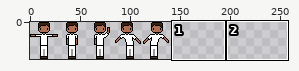
Two states of a sprite sheet, GameOver/Assets/Scenes/Menu/Avatar.png. Above: a wide view before the commit, with the close-up outlined.
Close-up. The starting point:
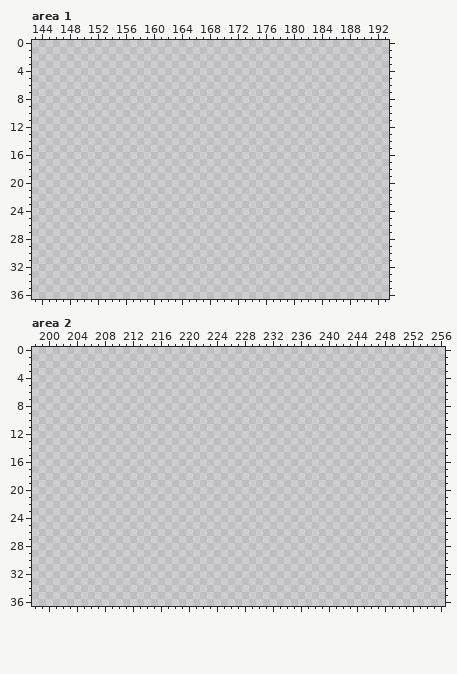
The file is 280x37 pixels. Shown: area 1: x 143..193, y 0..36; area 2: x 198..256, y 0..36. The wide view leaves out empty margins.
New version:
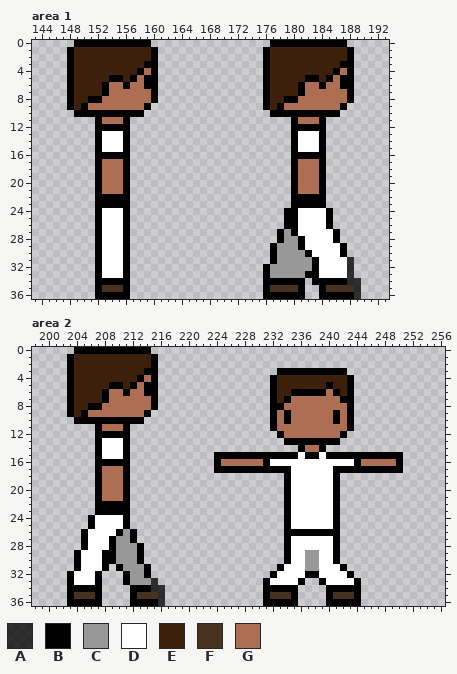
Palette (. is transparent): A #000000c5  B #000000  C #989898  D #ffffff  E #3c200c  F #46321f  G #ad6e54
Change:
--- area 1
@@ x 143..193 @@
- 0 ...................................................
- 1 ...................................................
- 2 ...................................................
- 3 ...................................................
- 4 ...................................................
- 5 ...................................................
- 6 ...................................................
- 7 ...................................................
- 8 ...................................................
- 9 ...................................................
-10 ...................................................
-11 ...................................................
-12 ...................................................
-13 ...................................................
-14 ...................................................
-15 ...................................................
-16 ...................................................
-17 ...................................................
-18 ...................................................
-19 ...................................................
-20 ...................................................
-21 ...................................................
-22 ...................................................
-23 ...................................................
-24 ...................................................
-25 ...................................................
-26 ...................................................
-27 ...................................................
-28 ...................................................
-29 ...................................................
-30 ...................................................
-31 ...................................................
-32 ...................................................
-33 ...................................................
-34 ...................................................
-35 ...................................................
-36 ...................................................
+ 0 ......BBBBBBBBBBB.................BBBBBBBBBBB......
+ 1 .....BEEEEEEEEEEEB...............BEEEEEEEEEEEB.....
+ 2 .....BEEEEEEEEEEEB...............BEEEEEEEEEEEB.....
+ 3 .....BEEEEEEEEEEBB...............BEEEEEEEEEEBB.....
+ 4 .....BEEEEEEEEEBGB...............BEEEEEEEEEBGB.....
+ 5 .....BEEEEEBBEBGBB...............BEEEEEBBEBGBB.....
+ 6 .....BEEEEBGGBGGBB...............BEEEEBGGBGGBB.....
+ 7 .....BEEEEBGGGGGGB...............BEEEEBGGGGGGB.....
+ 8 .....BEEBBGGGGGGGB...............BEEBBGGGGGGGB.....
+ 9 .....BEBGGGGGGGGB................BEBGGGGGGGGB......
+10 ......BBBBBBBBBB..................BBBBBBBBBB.......
+11 .........BGGGB.......................BGGGB.........
+12 .........BBBBB.......................BBBBB.........
+13 .........BDDDB.......................BDDDB.........
+14 .........BDDDB.......................BDDDB.........
+15 .........BDDDB.......................BDDDB.........
+16 .........BBBBB.......................BBBBB.........
+17 .........BGGGB.......................BGGGB.........
+18 .........BGGGB.......................BGGGB.........
+19 .........BGGGB.......................BGGGB.........
+20 .........BGGGB.......................BGGGB.........
+21 .........BGGGB.......................BGGGB.........
+22 .........BBBBB.......................BBBBB.........
+23 .........BBBBB.......................BBBBB.........
+24 .........BDDDB......................BBDDDDB........
+25 .........BDDDB......................BBDDDDB........
+26 .........BDDDB......................BBDDDDB........
+27 .........BDDDB.....................BCBDDDDDB.......
+28 .........BDDDB.....................BCCBDDDDB.......
+29 .........BDDDB....................BCCCBDDDDDB......
+30 .........BDDDB....................BCCCCBDDDDB......
+31 .........BDDDB....................BCCCCCBDDDDA.....
+32 .........BDDDB...................BCCCCCCBDDDDA.....
+33 .........BDDDB...................BCCCCCBBDDDDA.....
+34 .........BBBBB...................BBBBBB.BBBBBAA....
+35 .........BFFFB...................BFFFFB..BFFFFA....
+36 .........BBBBB...................BBBBBB..BBBBBA....
--- area 2
@@ x 198..256 @@
- 0 ...........................................................
- 1 ...........................................................
- 2 ...........................................................
- 3 ...........................................................
- 4 ...........................................................
- 5 ...........................................................
- 6 ...........................................................
- 7 ...........................................................
- 8 ...........................................................
- 9 ...........................................................
-10 ...........................................................
-11 ...........................................................
-12 ...........................................................
-13 ...........................................................
-14 ...........................................................
-15 ...........................................................
-16 ...........................................................
-17 ...........................................................
-18 ...........................................................
-19 ...........................................................
-20 ...........................................................
-21 ...........................................................
-22 ...........................................................
-23 ...........................................................
-24 ...........................................................
-25 ...........................................................
-26 ...........................................................
-27 ...........................................................
-28 ...........................................................
-29 ...........................................................
-30 ...........................................................
-31 ...........................................................
-32 ...........................................................
-33 ...........................................................
-34 ...........................................................
-35 ...........................................................
-36 ...........................................................
+ 0 ......BBBBBBBBBBB..........................................
+ 1 .....BEEEEEEEEEEEB.........................................
+ 2 .....BEEEEEEEEEEEB.........................................
+ 3 .....BEEEEEEEEEEBB.................BBBBBBBBBB..............
+ 4 .....BEEEEEEEEEBGB................BEEEEEEEEEEB.............
+ 5 .....BEEEEEBBEBGBB................BEEEEEEEBEEB.............
+ 6 .....BEEEEBGGBGGBB................BEEBBBBBGBEB.............
+ 7 .....BEEEEBGGGGGGB................BEBGGGGGGGBB.............
+ 8 .....BEEBBGGGGGGGB................BBGGGGGGGGGB.............
+ 9 .....BEBGGGGGGGGB.................BGBGGGGGGBGB.............
+10 ......BBBBBBBBBB..................BGBGGGGGGBGB.............
+11 .........BGGGB....................BGGGGGGGGGGB.............
+12 .........BBBBB.....................BGGGGGGGGB..............
+13 .........BDDDB......................BBBBBBBB...............
+14 .........BDDDB........................BGGB.................
+15 .........BDDDB............BBBBBBBBBBBBDBBDBBBBBBBBBBB......
+16 .........BBBBB............BGGGGGGBDDDDDDDDDDDDBGGGGGB......
+17 .........BGGGB............BBBBBBBBBBBDDDDDDBBBBBBBBBB......
+18 .........BGGGB......................BDDDDDDB...............
+19 .........BGGGB......................BDDDDDDB...............
+20 .........BGGGB......................BDDDDDDB...............
+21 .........BGGGB......................BDDDDDDB...............
+22 .........BBBBB......................BDDDDDDB...............
+23 .........BBBBB......................BDDDDDDB...............
+24 ........BDDDDB......................BDDDDDDB...............
+25 ........BDDDDB......................BDDDDDDB...............
+26 .......BDDDDBCB.....................BBBBBBBB...............
+27 .......BDDDBCCB.....................BDDDDDDB...............
+28 .......BDDDBCCCB....................BDDDDDDB...............
+29 ......BDDDBBCCCB....................BDDCCDDB...............
+30 ......BDDDBBCCCB....................BDDCCDDB...............
+31 ......BDDDB.BCCCB..................BDDDCCDDDB..............
+32 .....BDDDB...BCCB.................BDDDDBBDDDDB.............
+33 .....BDDDB...BCCCA...............BDDDDB..BDDDDB............
+34 .....BBBBB....BBBAA..............BBBBB....BBBBB............
+35 .....BFFFB....BFFFA..............BFFFB....BFFFB............
+36 .....BBBBB....BBBBA..............BBBBB....BBBBB............
